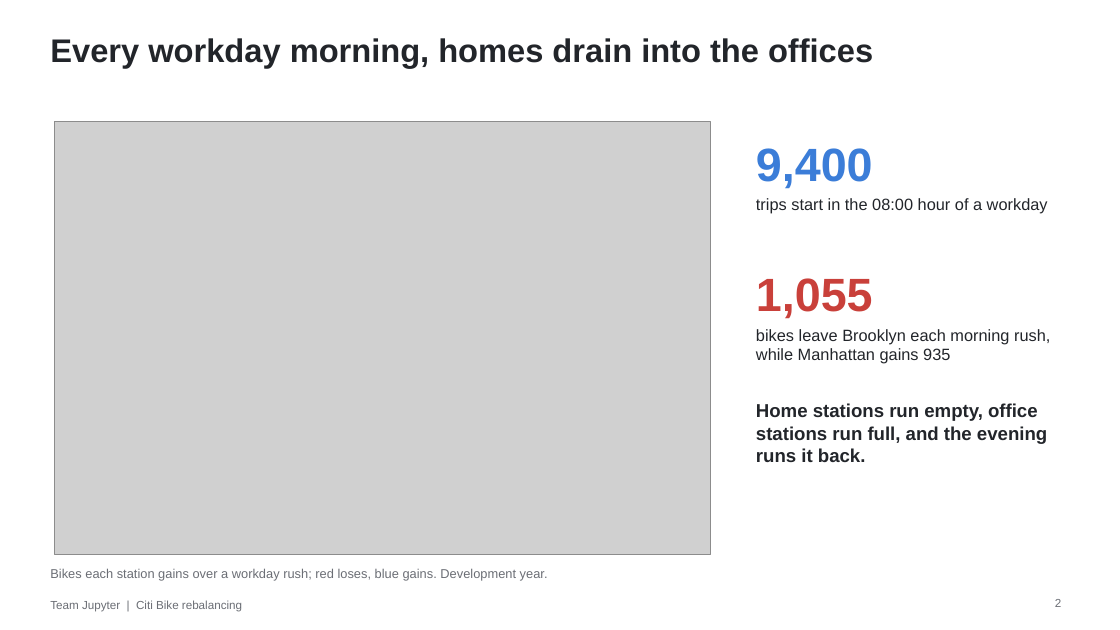
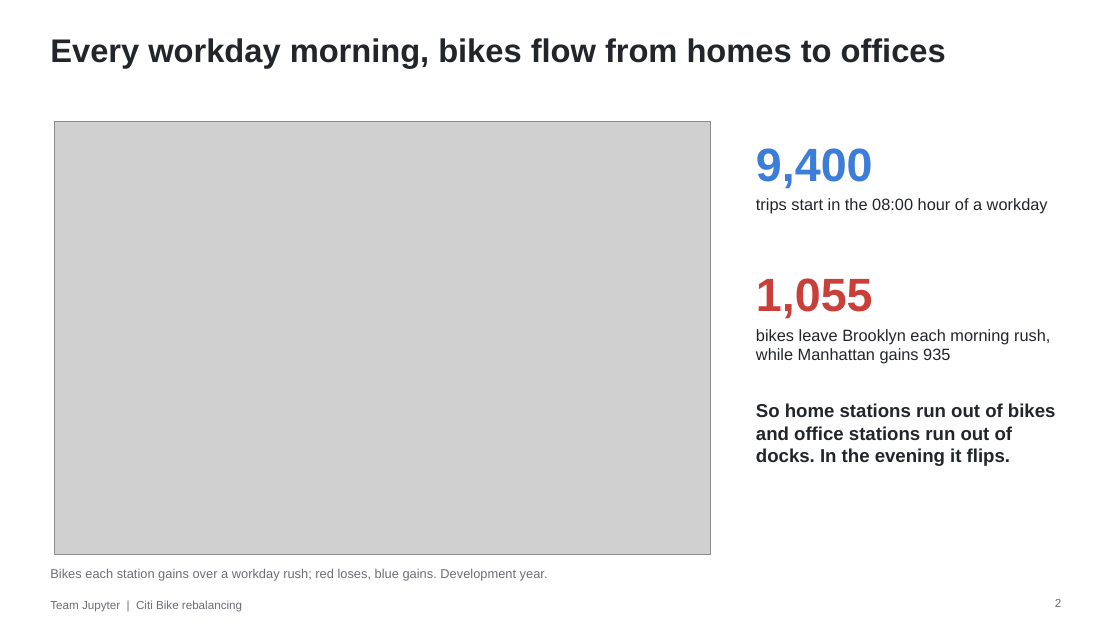
Before and after one commit to martin-gbeck/citibike-rebalancing, a slide deck: slide 2 of presentation/citibike-presentation.pptx. Drawn at 1120x630 pixels with LibreOffice and Linux fonts; fonts in the diff are those of the drawing; grey boxes stand for pictures. Boxes give left, top, right and bottom in pixels: in the first picture for what was removed or moved away, otherwise in the second. Text is boxed around its words. In the diff, an @@ line names an element or a change of style, - is before the commit and + after.

```diff
--- a/presentation/citibike-presentation.pptx
+++ b/presentation/citibike-presentation.pptx
@@ title at [50, 38, 946, 68]: text changed @@
-Every workday morning, homes drain into the offices
+Every workday morning, bikes flow from homes to offices
@@ text at [756, 403, 1056, 466]: text changed @@
-Home stations run empty, office stations run full, and the evening runs it back.
+So home stations run out of bikes and office stations run out of docks. In the evening it flips.
```
Also in this commit, not shown: 15 other slides changed, 1 other file.
